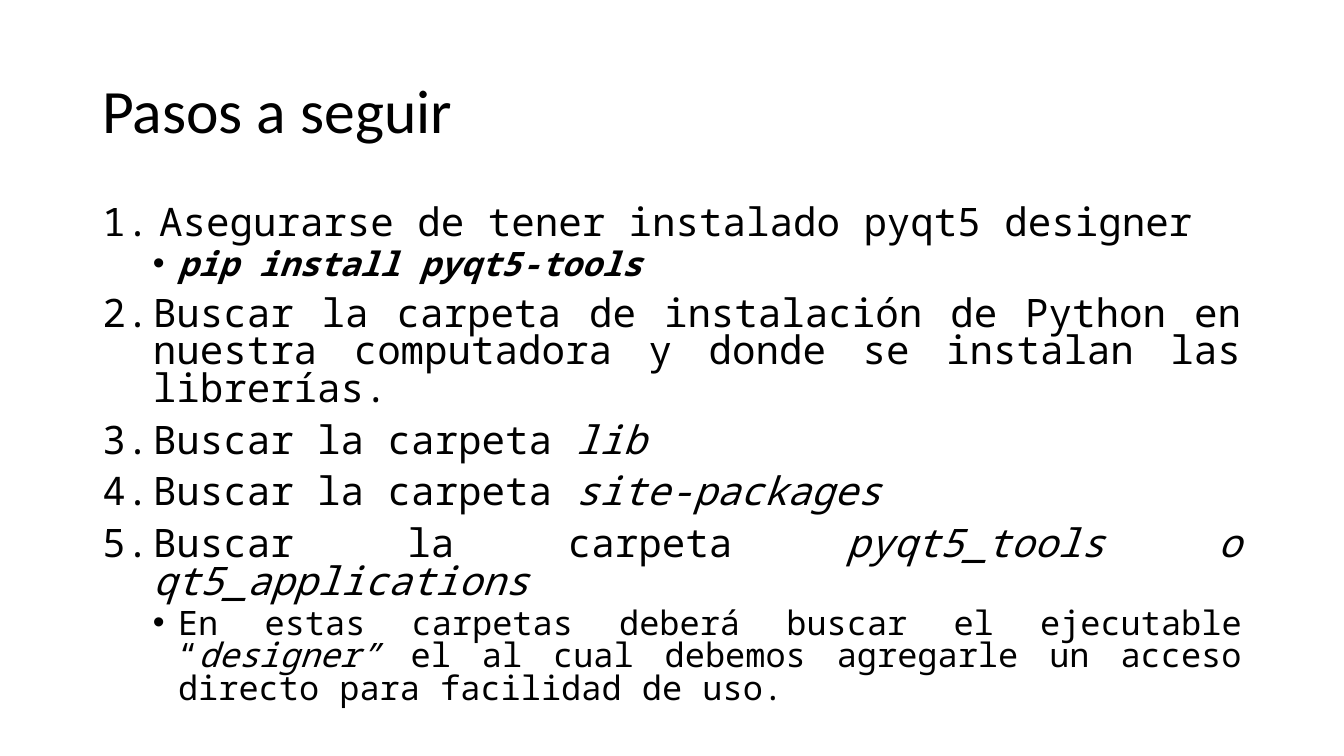
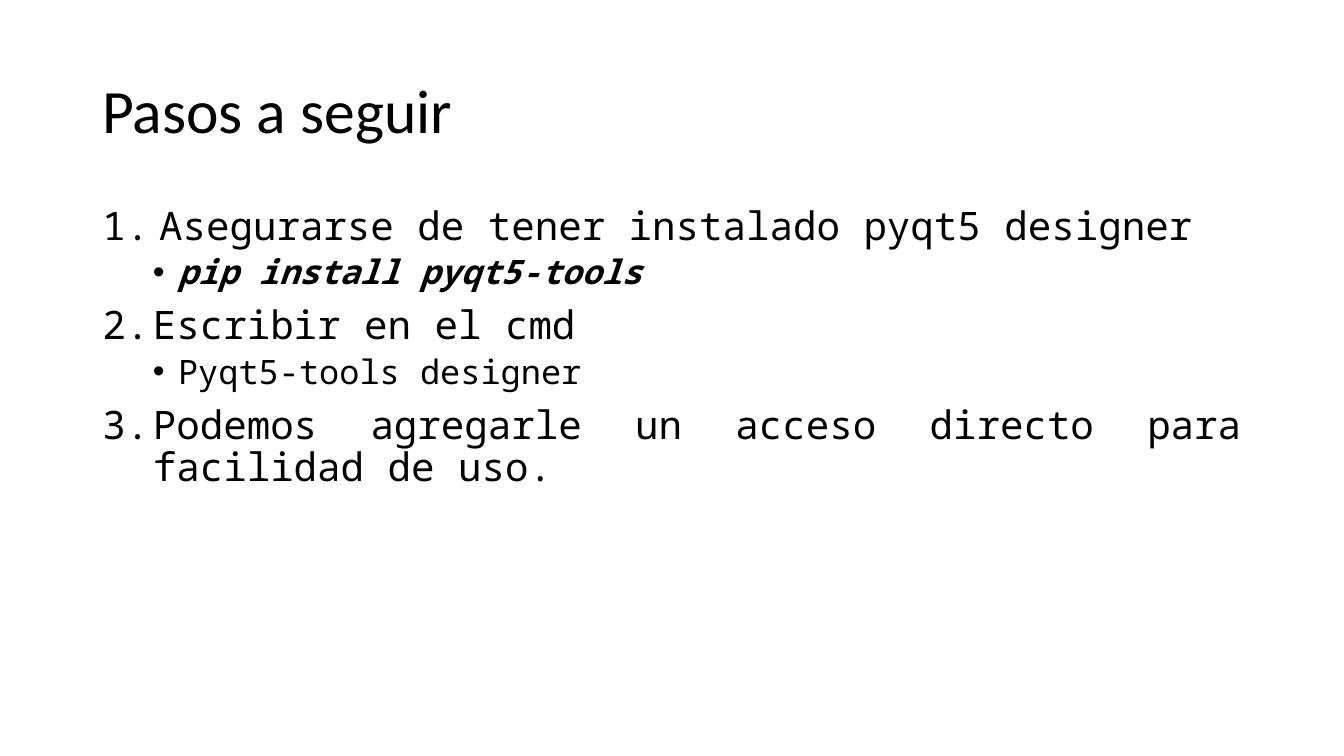
Before and after one commit to jemoralesuvg/Progra_de_micros, a slide deck: slide 13 of Python_Adafruit/10_Python.pptx. Drawn at 1344x756 pixels with LibreOffice and Linux fonts; fonts in the diff are those of the drawing. Boxes give left, top, right and bottom in pixels: in the first picture for what was removed or moved away, otherwise in the second. Text is boxed around its words. In the diff, an @@ line names an element or a change of style, - is before the commit and + after.

```diff
--- a/Python_Adafruit/10_Python.pptx
+++ b/Python_Adafruit/10_Python.pptx
@@ text at bbox=[159, 210, 1192, 293]: line spacing 0.8 to 0.9 @@
@@ text at bbox=[102, 309, 1241, 449]: text changed @@
-2. Buscar la carpeta de instalación de Python en nuestra computadora y donde se instalan las librerías.
-3. Buscar la carpeta lib
-4. Buscar la carpeta site-packages
-5. Buscar la carpeta pyqt5_tools o qt5_applications
-  • En estas carpetas deberá buscar el ejecutable “designer” el al cual debemos agregarle un acceso directo para facilidad de uso.
+2. Escribir en el cmd
+  • Pyqt5-tools designer
+3. Podemos agregarle un acceso directo para facilidad de uso.
```
Also in this commit, not shown: 2 other slides changed, 3 other files.
